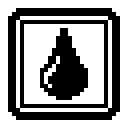
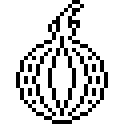
Layer changes from the first w=128, h=128 image to the second:
added layer "show animation preview #1" above "locked #2" over [16, 0, 108, 124]
hid "locked #7", painted on it over [40, 28, 88, 100]
hid "locked #4" over [8, 8, 120, 120]
